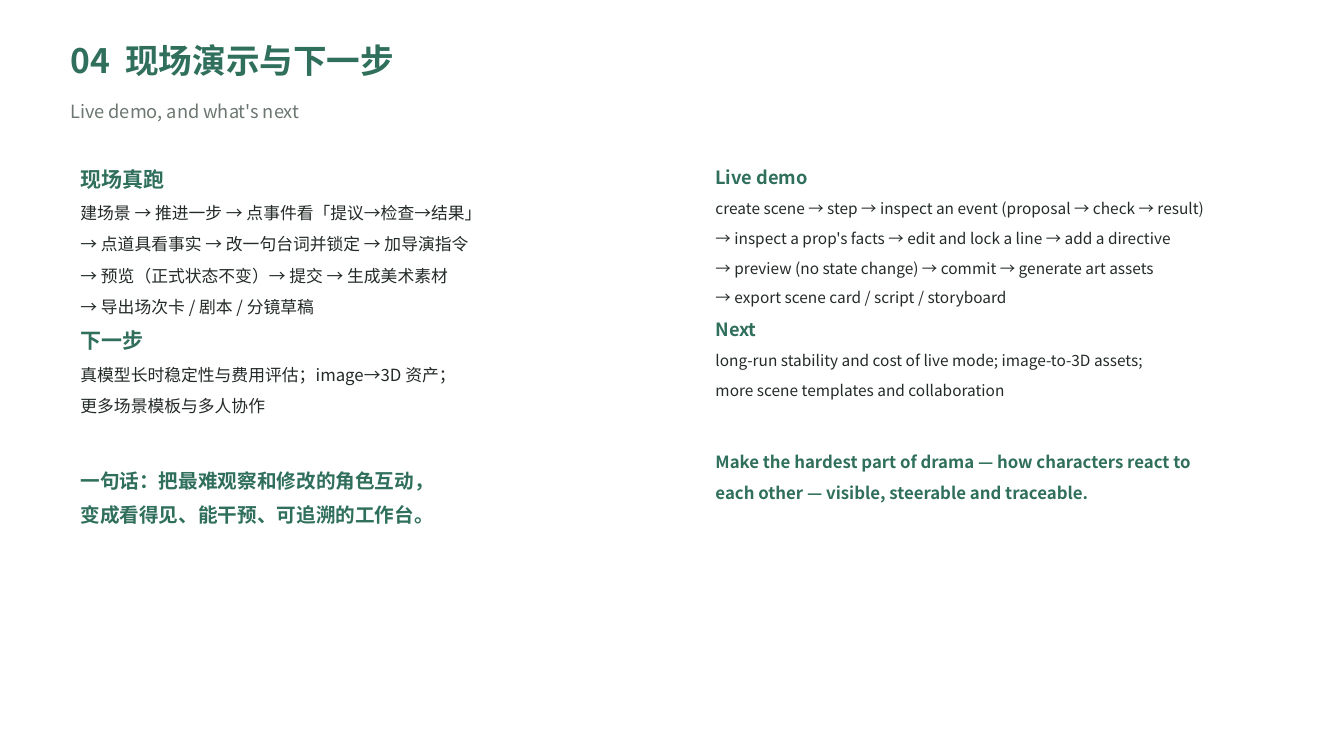
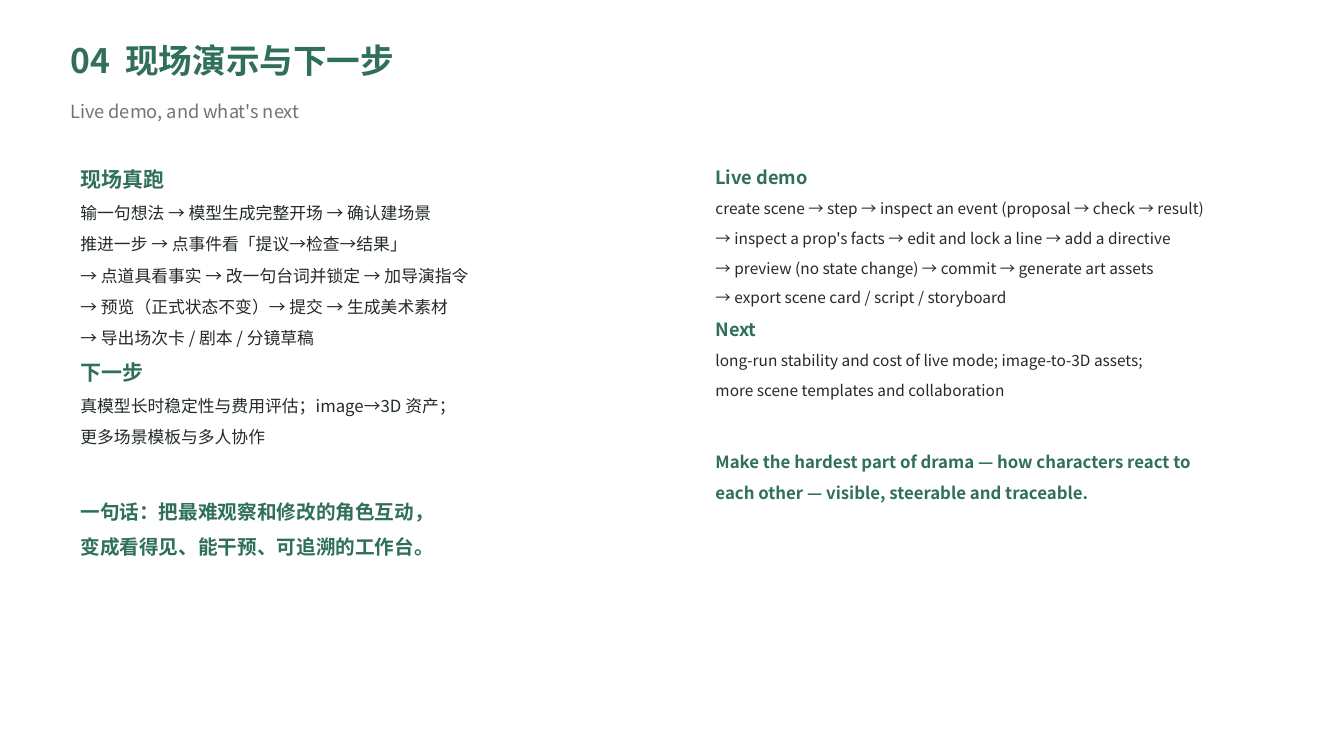
Before and after one commit to tommya27/short-drama-director, a slide deck: slide 5 of docs/PITCH_DECK.pptx. Drawn at 1344x756 pixels with LibreOffice and Linux fonts; fonts in the diff are those of the drawing. Boxes give left, top, right and bottom in pixels: in the first picture for what was removed or moved away, otherwise in the second. Text is boxed around its words. In the diff, an @@ line names an element or a change of style, - is before the commit and + after.

Commit message:
docs(pitch): 路演材料补入"一句话生成完整开场 + 场景形态自适应"
- PITCH_DECK.md 第 3 页新增第 5 条能力；第 5 页演示步骤改为"输一句想法 → 模型生成完整开场 → 确认建场景"。
- scripts/make_deck.py 同步，重新生成 docs/PITCH_DECK.pptx（仍为 5 页双语，封面为真实背板图）。

```diff
--- a/docs/PITCH_DECK.pptx
+++ b/docs/PITCH_DECK.pptx
@@ text at box(80, 205, 431, 252): text changed @@
-建场景 → 推进一步 → 点事件看「提议→检查→结果」
+输一句想法 → 模型生成完整开场 → 确认建场景
+推进一步 → 点事件看「提议→检查→结果」
```
Also in this commit, not shown: 1 other slide changed, 2 other files.
